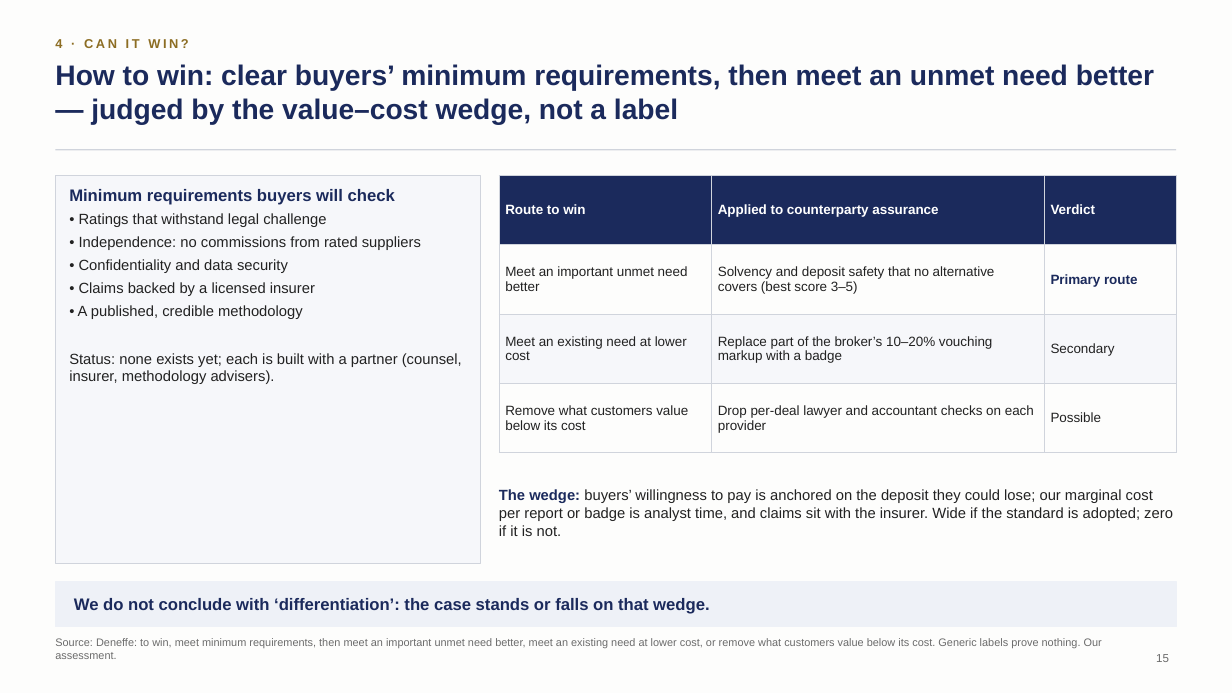
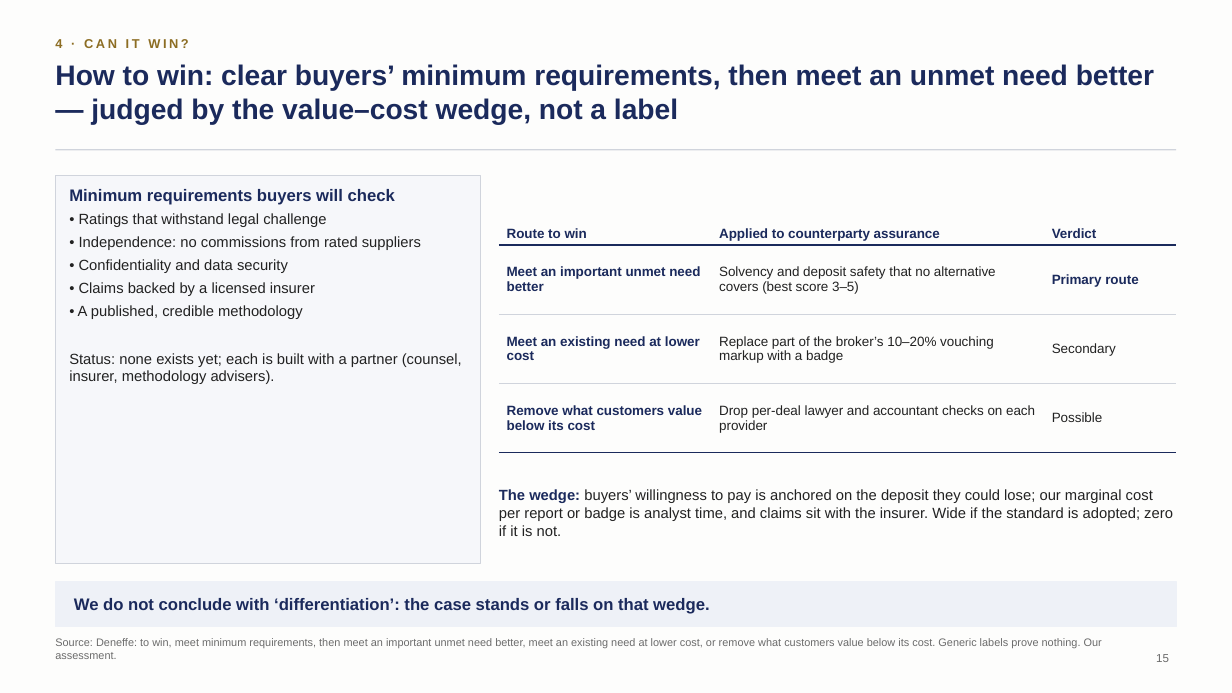
Before and after one commit to algarcalebe-web/legendary-bassoon, a slide deck: slide 15 of deck/Private_Travel_Assurance_Strategy_Deck.pptx. Drawn at 1232x693 pixels with LibreOffice and Linux fonts; fonts in the diff are those of the drawing. Boxes give left, top, right and bottom in pixels: in the first picture for what was removed or moved away, otherwise in the second. Text is boxed around its words. In the diff, an @@ line names an element or a change of style, - is before the commit and + after.

```diff
--- a/deck/Private_Travel_Assurance_Strategy_Deck.pptx
+++ b/deck/Private_Travel_Assurance_Strategy_Deck.pptx
@@ table at (x1=499, y1=176, x2=1177, y2=437) @@
@@ fill #1B2A5C to none in row 1 @@
@@ fill #FDFDFC to none in 6 cells @@
@@ fill #F6F7FA to none in row 3 @@
@@ text colour #FFFFFF to #1B2A5C in "Route to win", "Applied to counterparty assurance", "Verdict" @@
@@ text colour #222222 to #1B2A5C, bold on in "Meet an important unmet need better", "Meet an existing need at lower cost", "Remove what customers value below its cost" @@
@@ borders changed @@
```
Also in this commit, not shown: 17 other slides changed, 1 other file.
